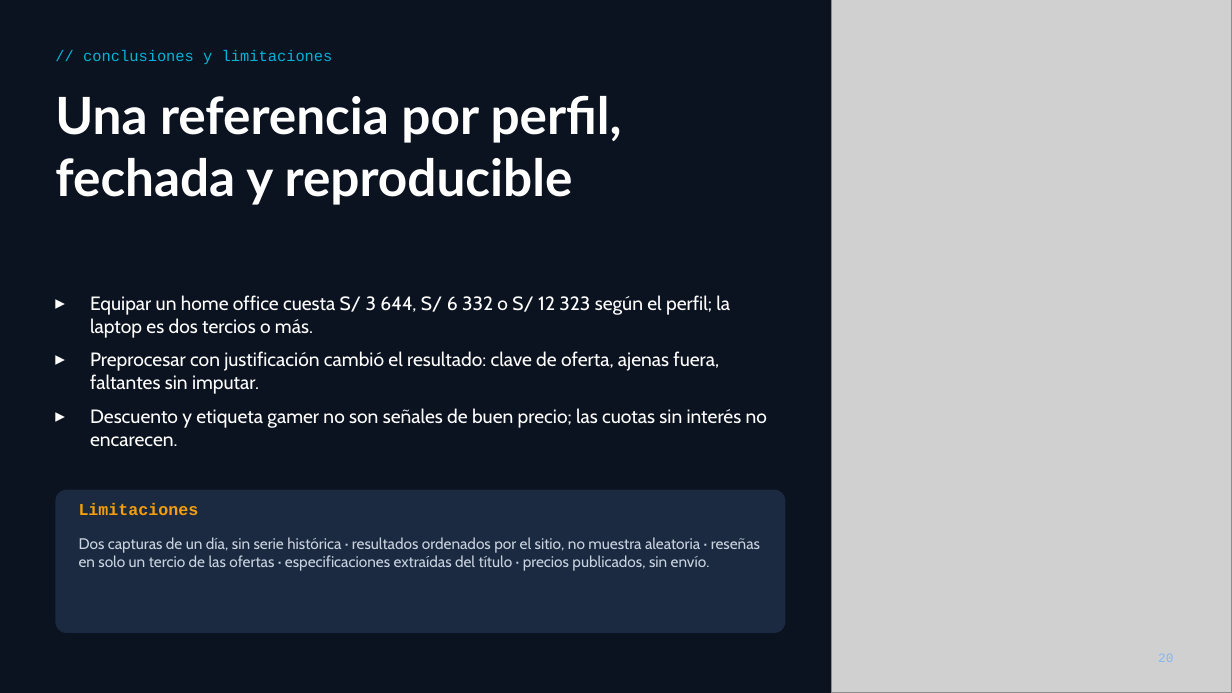
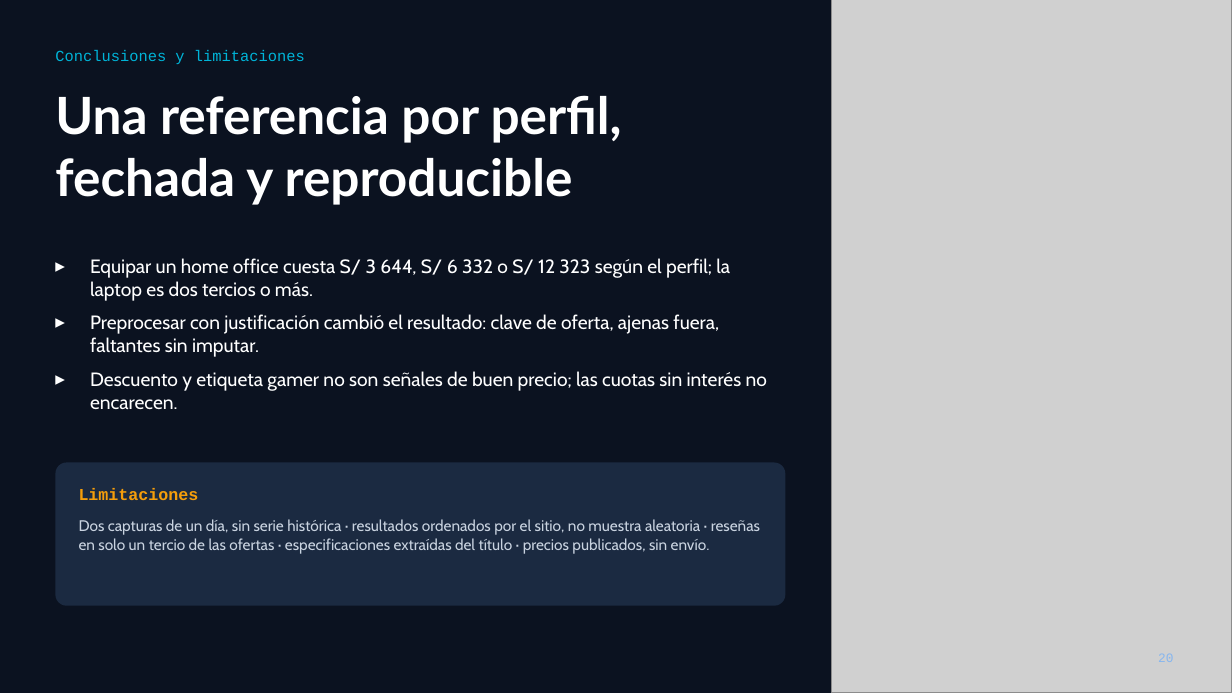
Before and after one commit to josueroc/proyectoacd_mercadolibre, a slide deck: slide 20 of docs/parte_2/presentacion/Presentacion_Parte_II_DS3021.pptx. Drawn at 1232x693 pixels with LibreOffice and Linux fonts; fonts in the diff are those of the drawing; grey boxes stand for pictures. Boxes give left, top, right and bottom in pixels: in the first picture for what was removed or moved away, otherwise in the second. Text is boxed around its words. In the diff, an @@ line names an element or a change of style, - is before the commit and + after.

```diff
--- a/docs/parte_2/presentacion/Presentacion_Parte_II_DS3021.pptx
+++ b/docs/parte_2/presentacion/Presentacion_Parte_II_DS3021.pptx
@@ text at box(55, 50, 305, 64): text changed @@
-// conclusiones y limitaciones
+Conclusiones y limitaciones
@@ text "Equipar un home office cuesta ...": place and size @@
-text "Equipar un home office cuesta ..." at box(90, 295, 767, 446)
+text "Equipar un home office cuesta ..." at box(90, 258, 767, 409)
@@ rounded rectangle: place and size @@
-rounded rectangle at box(55, 490, 786, 633)
+rounded rectangle at box(55, 462, 786, 605)
@@ text "Limitaciones": place and size @@
-text "Limitaciones" at box(79, 503, 199, 515)
+text "Limitaciones" at box(79, 488, 199, 500)
@@ text "Dos capturas de un día, ...": place and size @@
-text "Dos capturas de un día, ..." at box(79, 537, 760, 571)
+text "Dos capturas de un día, ..." at box(79, 519, 760, 554)
```
Also in this commit, not shown: 21 other slides changed, 1 other file.
